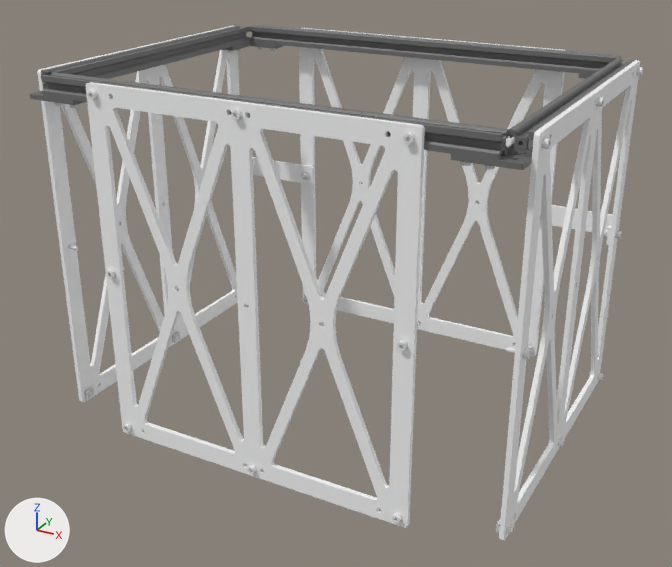
Two versions of the COLLADA model meshes/devs/dev04h.dae, one commit apart.
Before and after are seen from a 50 mm lens placed at (0.463, -0.865, 0.723), pointed at (0.0, -0.022, 0.302). Lighting does not change. The marker at lower left points along +X, +Y and +Z. The older version comes first. Where no turn or scale is listed for an object, it has been applied to the vertices. Vertices at exactly the same position are counted once.

In view in the first picture: 'DEV04H'.
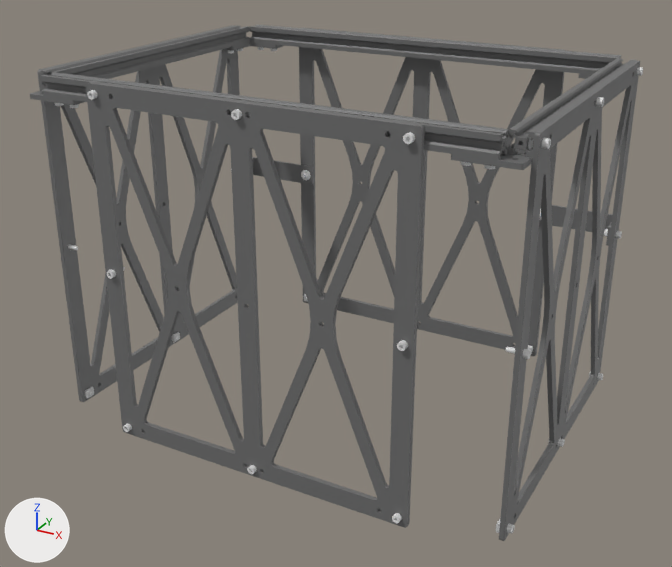
Commit message: fix dev colors

Where the change shows, as pixel boxes (x1, y1, x2, y2) in the pictures (672 x 567 px):
part 1 of me_dev04h_001, recoloured (white to dark grey): (37, 26, 640, 541) in both

The change, as a list of edits to the scene's bpy script:
```text
Change me_dev04h_001:
    where me_dev04h_001.from_pydata(...)  # 12918 vertices, 26308 faces; spans x -0.268..0.268, y -0.205..0.205, z 0.152..0.542
    used by ob_dev04h; location = (0.0, 0.0, 0.0)
    me_dev04h_001 part 1: all 5592 faces that had it switch from mat_aluminum___satin_004 (white #fbfbfb) to mat_aluminum___anodized_rough__black__004 (dark grey #6e6e6e)
```
